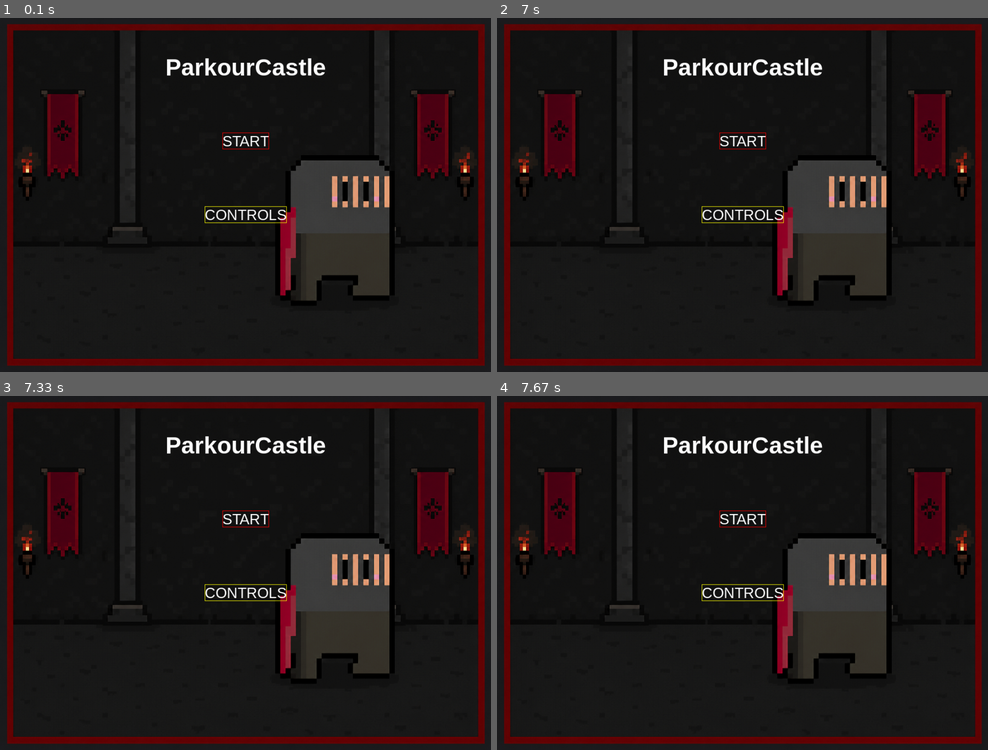
Above: before the commit, frames 1-4 (two rows, left to right).
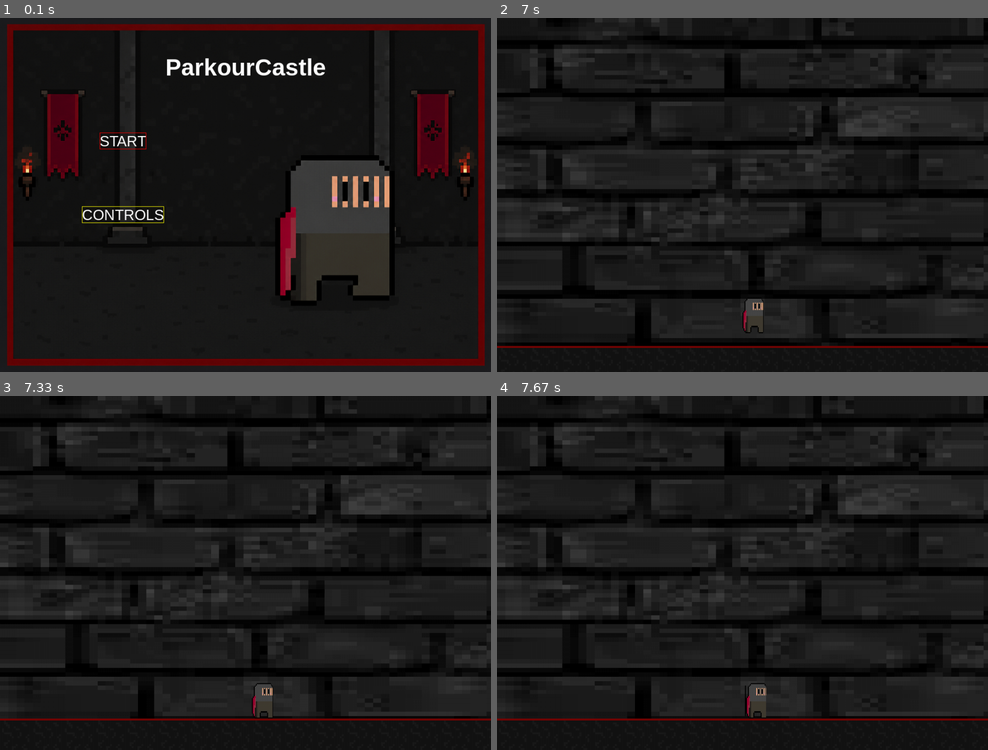
Above: after the commit, the same moments.

Repository: 25-26-1AHIF/pygameproject-parkourcastle
Game: pygame game, started from main.py
The game is run twice, just before and just after one commit, with the same random seed, the same clock (stepped at 60 frames per second) and the same inputs.
Inputs (mouse positions are in pixels of both pictures, inside the frame that each line leads up to):
- Up to frame 1 (0.1 s): no input
- Up to frame 2 (7 s): click (634, 131) at 6.88 s
- Up to frame 3 (7.33 s): tap Space at 7.17 s
- Up to frame 4 (7.67 s): hold D from 7.5 s (still down)

The runs differ from the first frame. In frame 1, 1.1% of the frame differs, in the area x 16-59%, y 32-59%; in frame 2, 24%, in the area x 0-100%, y 0-99%; in frame 3, 24%; in frame 4, 24%.

Commit message:
Texte nach links verschoben

Diff:
--- a/main.py
+++ b/main.py
@@ -15,8 +15,8 @@
     controls_text = GameVariables.FONT_MIDDLE.render("CONTROLS", True, "white")
 
     titel_text_rect = titel_text.get_rect(center=(GameVariables.SCREEN_WIDTH/2, 100))
-    starten_text_rect  = starten_text.get_rect(center=(GameVariables.SCREEN_WIDTH/2, 250))
-    controls_text_rect = controls_text.get_rect(center=(GameVariables.SCREEN_WIDTH / 2, 400))
+    starten_text_rect  = starten_text.get_rect(center=(GameVariables.SCREEN_WIDTH/4, 250))
+    controls_text_rect = controls_text.get_rect(center=(GameVariables.SCREEN_WIDTH / 4, 400))
 
     running = True
     while running:
